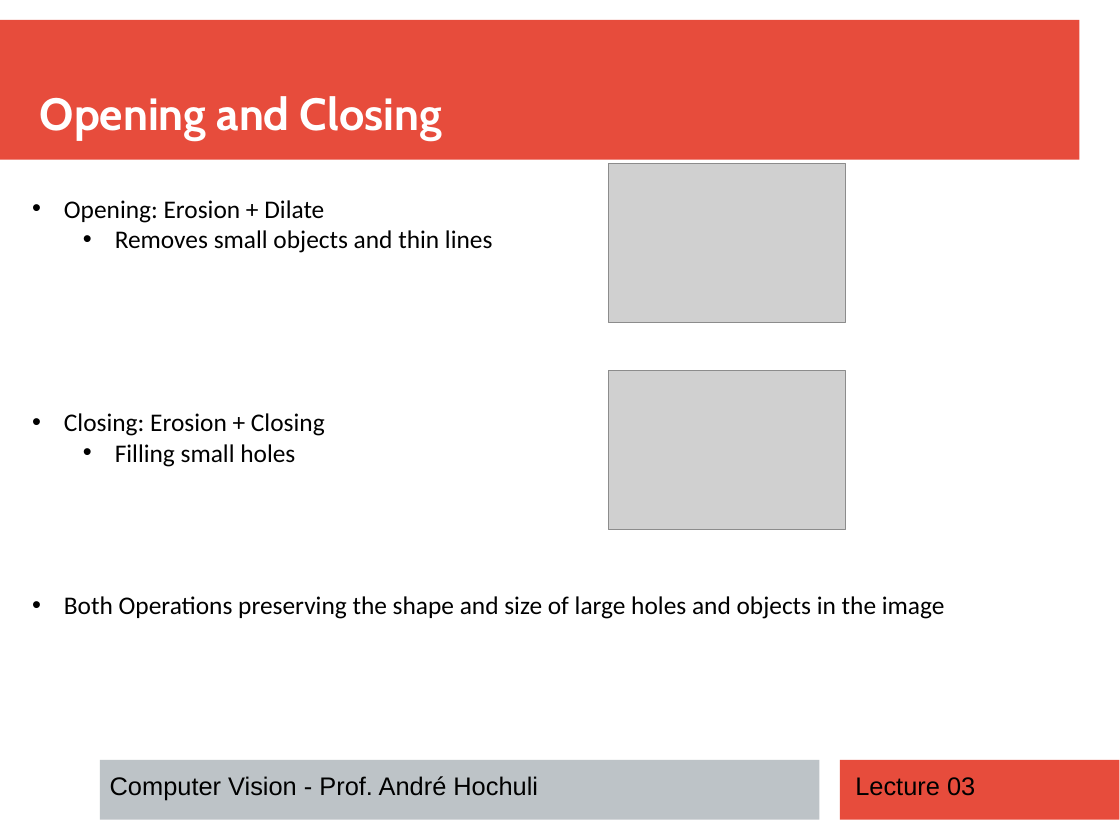
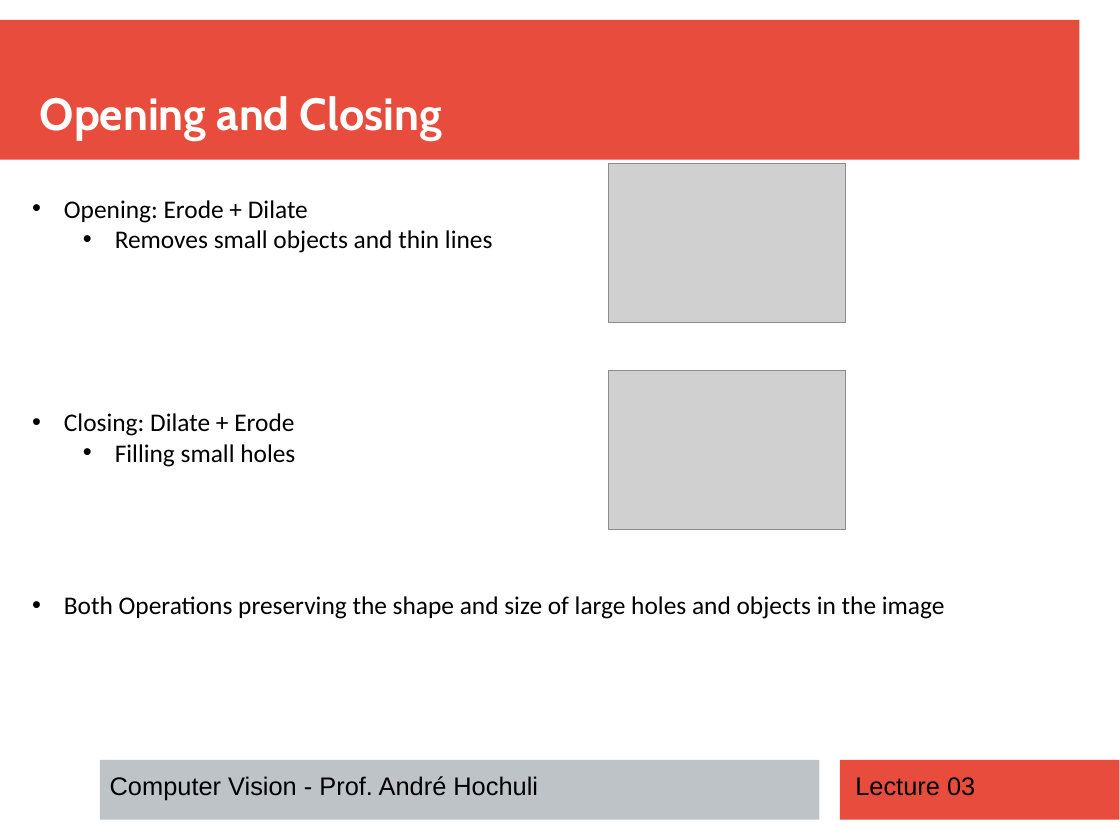
Before and after one commit to andrehochuli/teaching, a slide deck: slide 7 of ComputerVision/Lecture 03 - Morphology/Lecture 03 - Morphology.pptx. Drawn at 1120x840 pixels with LibreOffice and Linux fonts; fonts in the diff are those of the drawing; grey boxes stand for pictures. Boxes give left, top, right and bottom in pixels: in the first picture for what was removed or moved away, otherwise in the second. Text is boxed around its words. In the diff, an @@ line names an element or a change of style, - is before the commit and + after.

Commit message:
Updating Lecture 03

```diff
--- a/ComputerVision/Lecture 03 - Morphology/Lecture 03 - Morphology.pptx
+++ b/ComputerVision/Lecture 03 - Morphology/Lecture 03 - Morphology.pptx
@@ text at (64, 200, 308, 223): text changed @@
-• Opening: Erosion + Dilate
+• Opening: Erode + Dilate
@@ text at (64, 413, 294, 436): text changed @@
-• Closing: Erosion + Closing
+• Closing: Dilate + Erode
```
Also in this commit, not shown: 2 other slides changed, 36 other files.
